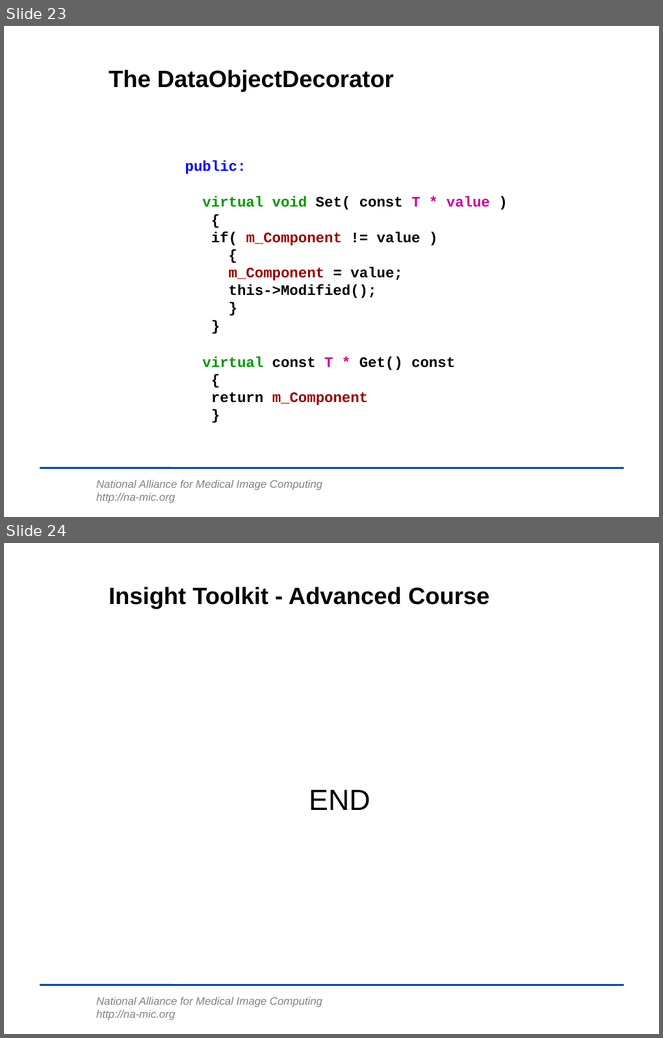
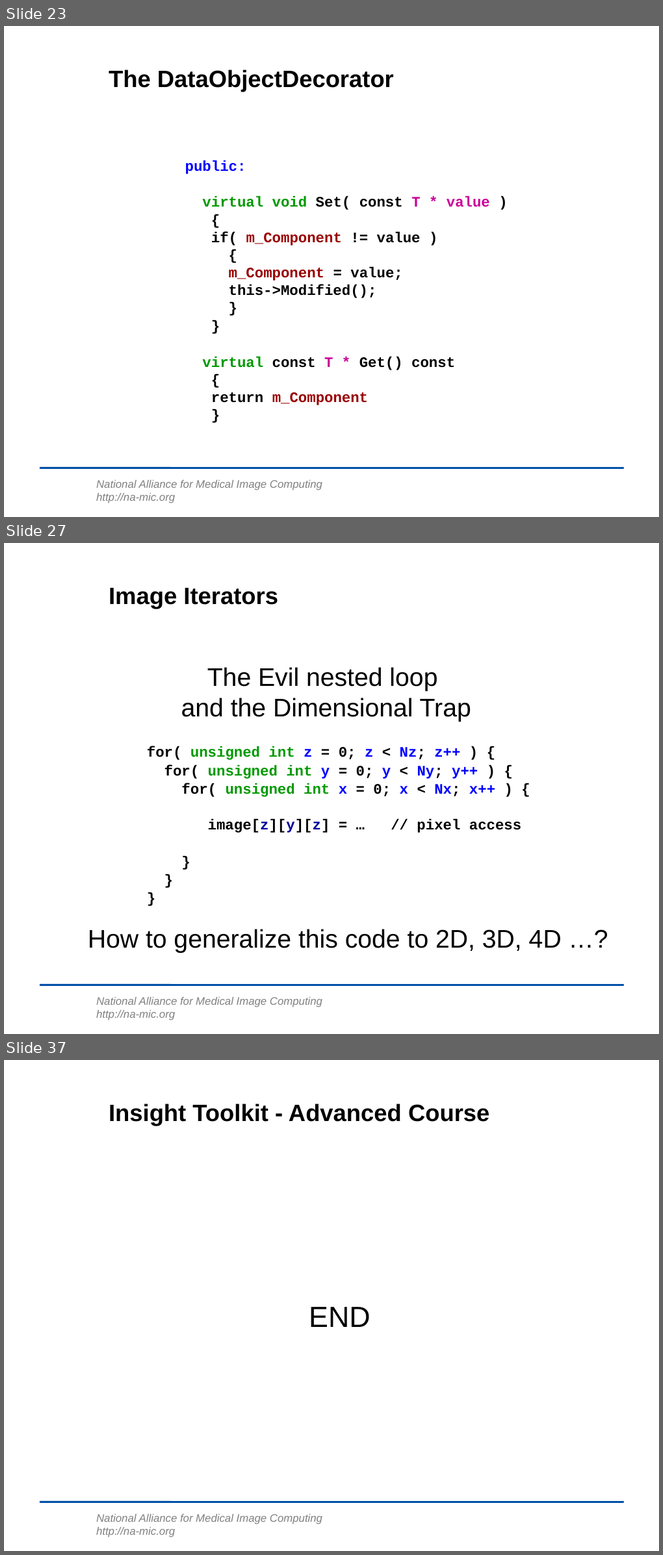
Before and after one commit to lheckemann/namic-sandbox, a slide deck: ITKAdvancedCourse/doc/presentations/Insight-DesignPatterns.ppt. Shown one above the other, each under a label of ours: slides 23 and 24 before the commit, slides 23, 27 and 37 after it; the slides between them are not shown. The pictures are 663x1038 and 663x1555 pixels, drawn with LibreOffice and Linux fonts; fonts in the diff are those of the drawing; background and template pictures are left out. Boxes give left, top, right and bottom in pixels: in the first picture for what was removed or moved away, otherwise in the second. Text is boxed around its words. In the diff, an @@ line names an element or a change of style, - is before the commit and + after.

Commit message:
ENH: Iterators added. Starting to add ImageAdaptors.

```diff
--- a/ITKAdvancedCourse/doc/presentations/Insight-DesignPatterns.ppt
+++ b/ITKAdvancedCourse/doc/presentations/Insight-DesignPatterns.ppt
@@ slide 27 added at [4,543,659,1034], background #FFFFFF; not listed: 2 template elements that a slide beside it also shows @@
@@ title added at [109,588,278,609], 26 pt, text #000000, bold @@
+Image Iterators
@@ text added at [181,667,471,722], 28 pt, text #000000 @@
+The Evil nested loop
+and the Dimensional Trap
@@ text added at [147,746,521,833], 16 pt, text #000000, bold @@
+for( unsigned int z = 0; z < Nz; z++ ) {
+for( unsigned int y = 0; y < Ny; y++ ) {
+for( unsigned int x = 0; x < Nx; x++ ) {
+image[z][y][z] = … // pixel access
+}
+}
+}
@@ text added at [88,929,562,953], 28 pt, text #000000 @@
+How to generalize this code to 2D, 3D, 4D …?
@@ what was slide 24 is now slide 37 @@
```
Also in this commit, not shown: 12 other slides added.
